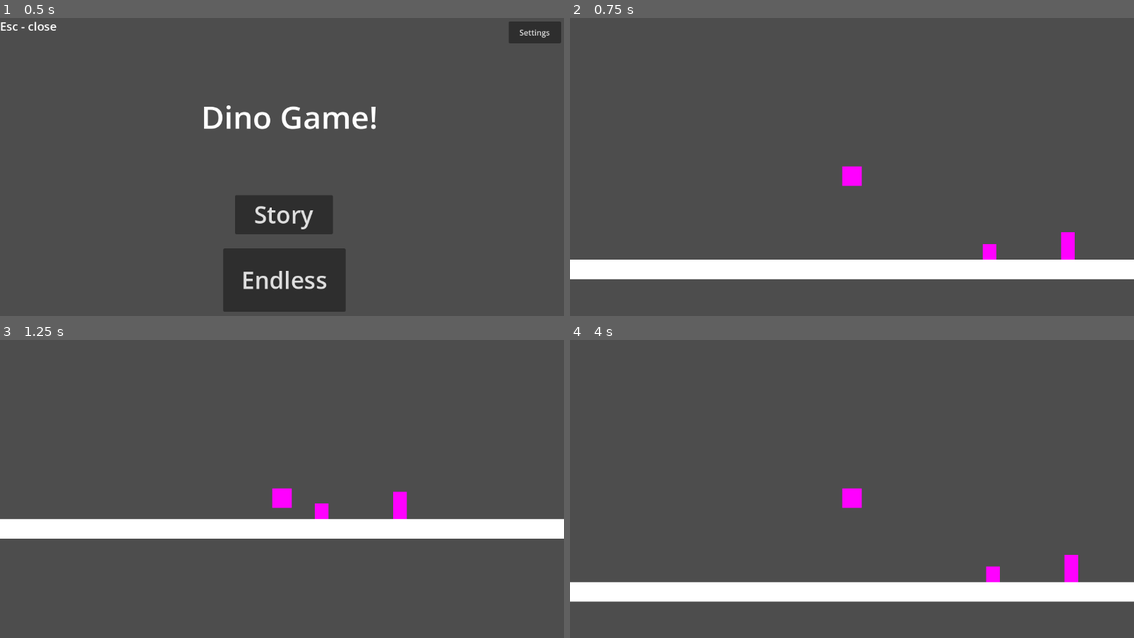
Above: before the commit, frames 1-4 (two rows, left to right).
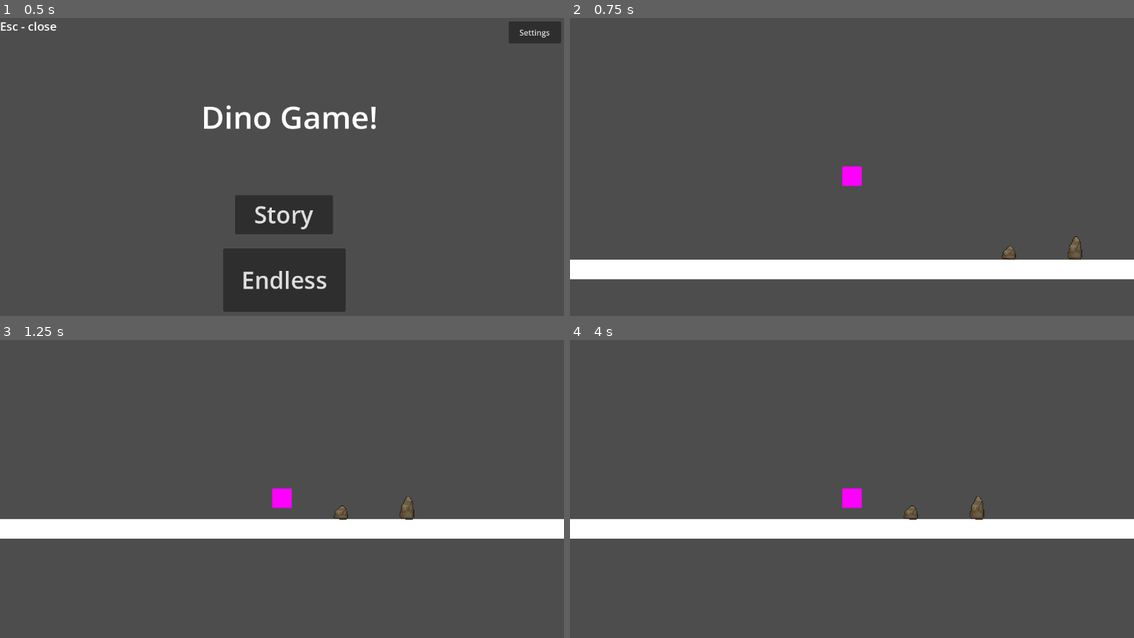
Above: after the commit, the same moments.

Repository: PlantvZombie/Dino
Game: Godot game, scene res://title_screen.tscn
The game is run twice, just before and just after one commit, with the same random seed, the same clock (stepped at 60 frames per second) and the same inputs. The project has no main scene, so this scene is started directly.
Inputs:
- Up to frame 1 (0.5 s): no input
- Up to frame 2 (0.75 s): click "Story" at 0.5 s
- Up to frame 3 (1.25 s): no input
- Up to frame 4 (4 s): hold W (up) 1.28-2.78 s; hold S (down) 2.78-3.53 s; hold W (up) from 3.53 s (still down)

Frame 1 is identical in both runs. In frame 2, 0.5% of the frame differs, in the area x 73-91%, y 71-82%; in frame 3, 0.5%; in frame 4, 14%, in the area x 0-100%, y 52-88%.

Commit message:
Rock Sprites Added

Diff:
--- a/dino/small_rock.tscn
+++ b/dino/small_rock.tscn
@@ -1,16 +1,17 @@
 [gd_scene load_steps=3 format=3 uid="uid://5l4i2md6pu2c"]
 
-[sub_resource type="PlaceholderTexture2D" id="PlaceholderTexture2D_l8838"]
+[ext_resource type="Texture2D" uid="uid://b8qof2qn6k13b" path="res://Small_Rock.png" id="1_0mx4p"]
 
 [sub_resource type="RectangleShape2D" id="RectangleShape2D_c0k5a"]
-size = Vector2(14, 16)
+size = Vector2(13, 14)
 
 [node name="Small Rock" type="Area2D" groups=["Obstacles"]]
 
 [node name="Sprite2D" type="Sprite2D" parent="."]
-position = Vector2(-4.76837e-07, -4.76837e-07)
-scale = Vector2(14, 16)
-texture = SubResource("PlaceholderTexture2D_l8838")
+position = Vector2(1, -3)
+scale = Vector2(0.15, 0.15)
+texture = ExtResource("1_0mx4p")
 
 [node name="CollisionShape2D" type="CollisionShape2D" parent="."]
+position = Vector2(0.5, 1)
 shape = SubResource("RectangleShape2D_c0k5a")
--- a/dino/story_mode.tscn
+++ b/dino/story_mode.tscn
@@ -25,9 +25,7 @@
 scale = Vector2(20, 20)
 texture = SubResource("PlaceholderTexture2D_t7n80")
 
-
 [node name="FloorCollison" type="CollisionShape2D" parent="Dino"]
-
 shape = SubResource("RectangleShape2D_t57sy")
 
 [node name="Camera" type="Camera2D" parent="Dino"]
@@ -36,7 +34,6 @@
 [node name="Hitbox Detection" type="Area2D" parent="Dino"]
 
 [node name="HitBox" type="CollisionShape2D" parent="Dino/Hitbox Detection"]
-
 shape = SubResource("RectangleShape2D_8w4im")
 
 [node name="Test Floor" type="StaticBody2D" parent="."]
@@ -52,9 +49,9 @@
 mesh = SubResource("BoxMesh_tg76y")
 
 [node name="Small Rock" parent="." instance=ExtResource("2_lr2x0")]
-position = Vector2(274, 182)
+position = Vector2(293, 182)
 
 [node name="Tall Rock" parent="." instance=ExtResource("3_u58p8")]
-position = Vector2(354, 176)
+position = Vector2(361, 176)
 
 [connection signal="area_entered" from="Dino/Hitbox Detection" to="Dino" method="_on_hitbox_detection_area_entered"]
--- a/dino/tall_rock.tscn
+++ b/dino/tall_rock.tscn
@@ -1,16 +1,17 @@
 [gd_scene load_steps=3 format=3 uid="uid://qqi3cruqigl8"]
 
+[ext_resource type="Texture2D" uid="uid://s3lba3tuqxc3" path="res://Big_Rock.png" id="1_rsed6"]
+
 [sub_resource type="RectangleShape2D" id="RectangleShape2D_ve3jd"]
-size = Vector2(14, 28)
-
-[sub_resource type="PlaceholderTexture2D" id="PlaceholderTexture2D_si4q6"]
+size = Vector2(14, 24)
 
 [node name="Tall Rock" type="Area2D" groups=["Obstacles"]]
 
 [node name="CollisionShape2D" type="CollisionShape2D" parent="."]
+position = Vector2(0, 2)
 shape = SubResource("RectangleShape2D_ve3jd")
 
 [node name="Sprite2D" type="Sprite2D" parent="."]
-position = Vector2(4.76837e-07, 7.15256e-07)
-scale = Vector2(14, 28)
-texture = SubResource("PlaceholderTexture2D_si4q6")
+position = Vector2(2, -9)
+scale = Vector2(0.15, 0.15)
+texture = ExtResource("1_rsed6")
--- a/dino/title_screen.tscn
+++ b/dino/title_screen.tscn
@@ -14,6 +14,7 @@
 script = ExtResource("1_gr7yc")
 
 [node name="Story" type="Button" parent="."]
+layout_mode = 0
 offset_left = 480.0
 offset_top = 363.0
 offset_right = 680.0
@@ -22,6 +23,7 @@
 text = "Story"
 
 [node name="Endless" type="Button" parent="."]
+layout_mode = 0
 offset_left = 456.0
 offset_top = 472.0
 offset_right = 706.0
@@ -30,12 +32,14 @@
 text = "Endless"
 
 [node name="Close instruct" type="Label" parent="."]
+layout_mode = 0
 offset_right = 40.0
 offset_bottom = 23.0
 theme_override_font_sizes/font_size = 24
 text = "Esc - close"
 
 [node name="Title" type="Label" parent="."]
+layout_mode = 0
 offset_left = 411.0
 offset_top = 158.0
 offset_right = 771.0
@@ -44,6 +48,7 @@
 text = "Dino Game!"
 
 [node name="Settings" type="Button" parent="."]
+layout_mode = 0
 offset_left = 1039.0
 offset_top = 7.0
 offset_right = 1146.0
Binary file added: dino/Big_Rock.png
Not shown, added: dino/Big_Rock.png.import
Binary file added: dino/Small_Rock.png
Not shown, added: dino/Small_Rock.png.import
Not shown: 1 places in dino/story_mode.tscn that only renumber resources
